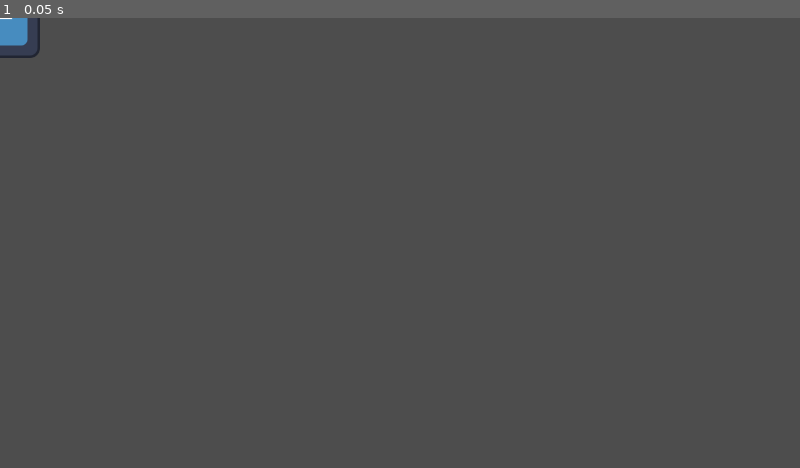
Above: before the commit, frame 1.
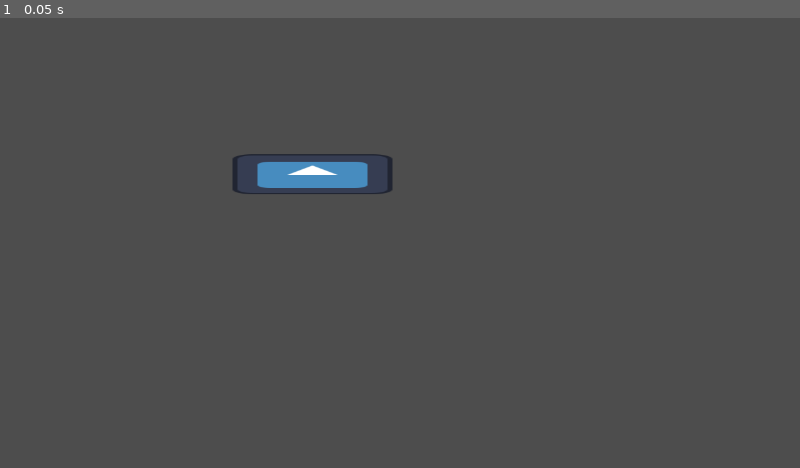
Above: after the commit, the same moment.

Repository: ZerokDeveloper/test
Game: Godot game, scene res://sprite_test.tscn
The game is run twice, just before and just after one commit, with the same random seed, the same clock (stepped at 60 frames per second) and the same inputs. The project has no main scene, so this scene is started directly. The engine's default icon, where the game draws it, is replaced by a stand-in: a white triangle on a blue panel in a dark square.
Inputs:
- Up to frame 1 (0.05 s): no input

The runs differ from the first frame. In frame 1, 1.3% of the frame differs, in the area x 0-49%, y 0-40%.

Commit message:
Update sprite_test.gd

Diff:
--- a/sprite_test.gd
+++ b/sprite_test.gd
@@ -2,5 +2,10 @@
 
 
 # Called when the node enters the scene tree for the first time.
-func _ready() -> void:
-	pass
+func _ready():
+	#position.x = 500
+	#position.y = 250
+	position =Vector2(500, 250)
+	#scale.x = 2
+	#scale.y = 0.5
+	scale = Vector2(2, 0.5)
